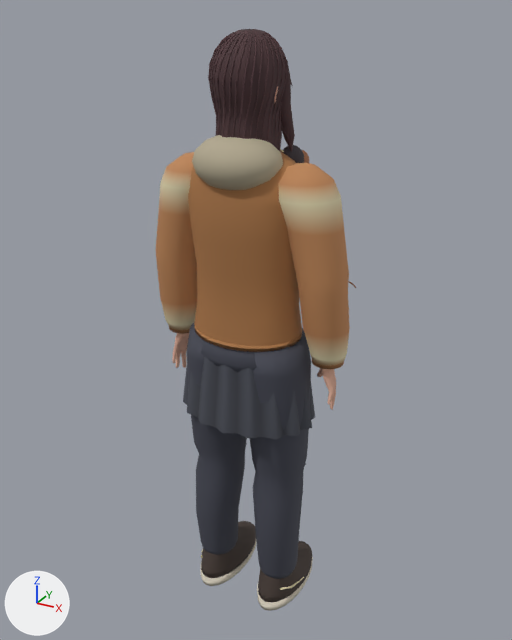
Before and after pictures for a commit that changed the glTF model assets/characters/xu.glb.
One viewpoint serves both versions: a camera (50 mm lens) standing at (0.915, -1.615, 1.786) and looking at (-0.001, 0.051, 0.953). Arrows for +X, +Y and +Z are at lower left; the lights stay in place. The older version comes first. Vertices at exactly the same position are counted once.

Objects in the first picture: 'Uniform'.
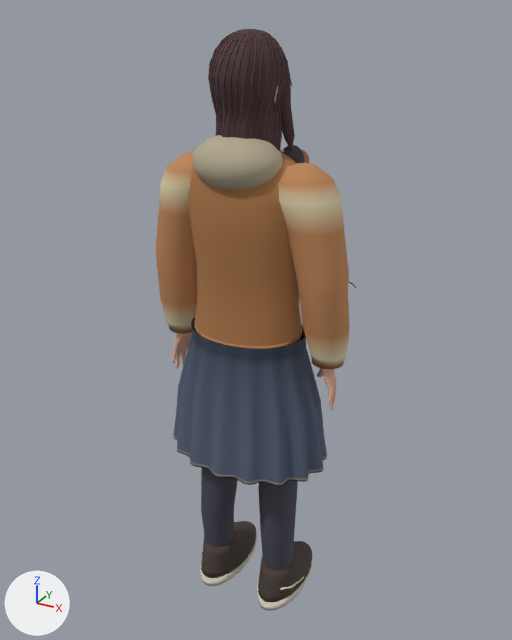
Where the change shows, as pixel boxes (x1, y1, x2, y2) in the pictures (512 x 640 px):
part 1 of me_campusstudent, reshaped
    before: (183, 323, 315, 579)
    after: (173, 317, 327, 578)
part 2 of me_campusstudent, recoloured
    before: (196, 338, 311, 519)

What changed in the scene script:
```text
Change me_campusstudent:
    used by ob_uniform; location = (0.0, 0.0, 0.0)
    remove me_campusstudent.from_pydata(...)  # 15566 vertices, 29777 faces; spans x -0.3..0.3, y -0.15..0.21, z 0.01..1.74
    add me_campusstudent.from_pydata(...)  # 16432 vertices, 31473 faces; spans x -0.3..0.3, y -0.18..0.21, z 0.01..1.74
    me_campusstudent part 1: 402 vertices moved from x -0.19..0.19, y -0.13..0.14, z 0.12..0.98 to x -0.17..0.17, y -0.11..0.1, z 0.12..0.96; 338 vertices removed from x -0.21..0.21, y -0.15..0.14, z 0.12..0.94; 1330 vertices added at x -0.25..0.25, y -0.18..0.18, z 0.12..0.95
    me_campusstudent part 2: 236 kept faces spanning x -0.17..0.17, y -0.11..0.1, z 0.54..0.96 get new vertex colours; the middle colour goes from dark grey #444652 to dark blue #323a48
    other edits to the shape of me_campusstudent do not show in these pictures
```
